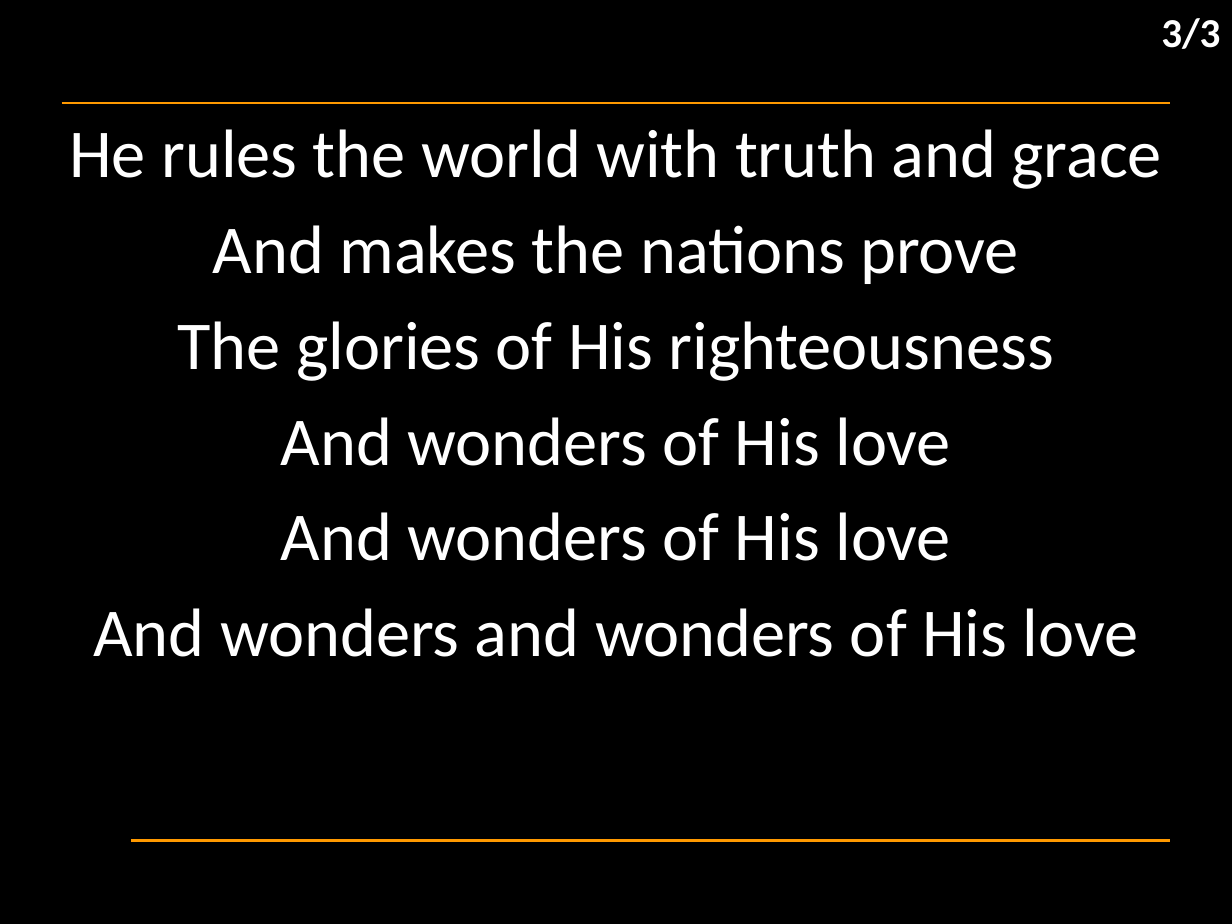
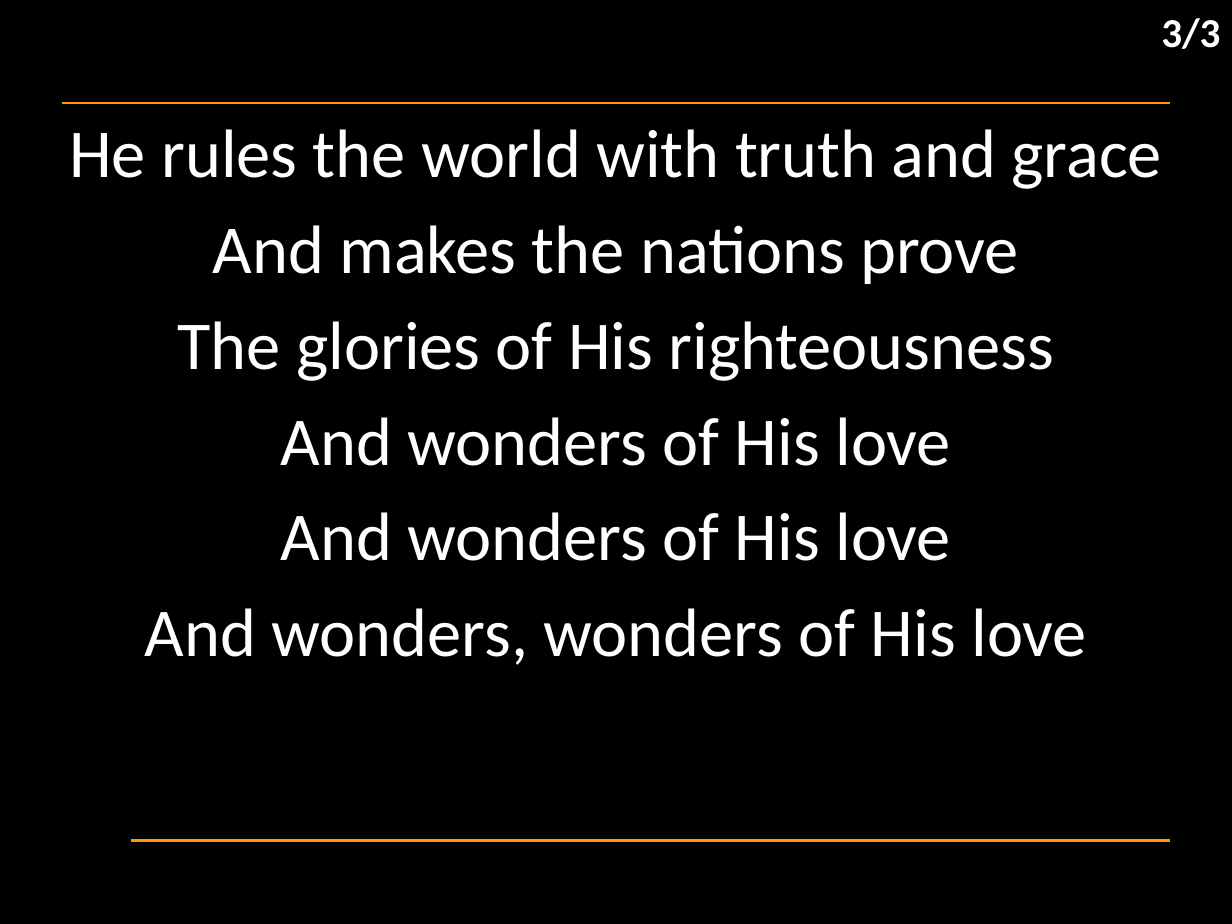
Before and after one commit to hoo-are-ya/worship, a slide deck: slide 6 of docs/songs_2024-12-01.pptx. Drawn at 1232x924 pixels with LibreOffice and Linux fonts; fonts in the diff are those of the drawing; background and template pictures are left out. Boxes give left, top, right and bottom in pixels: in the first picture for what was removed or moved away, otherwise in the second. Text is boxed around its words. In the diff, an @@ line names an element or a change of style, - is before the commit and + after.

```diff
--- a/docs/songs_2024-12-01.pptx
+++ b/docs/songs_2024-12-01.pptx
@@ subtitle at bbox=[145, 608, 1087, 665]: text changed @@
-And wonders and wonders of His love
+And wonders, wonders of His love
```
Also in this commit, not shown: 3 other slides changed, 4 other files.
